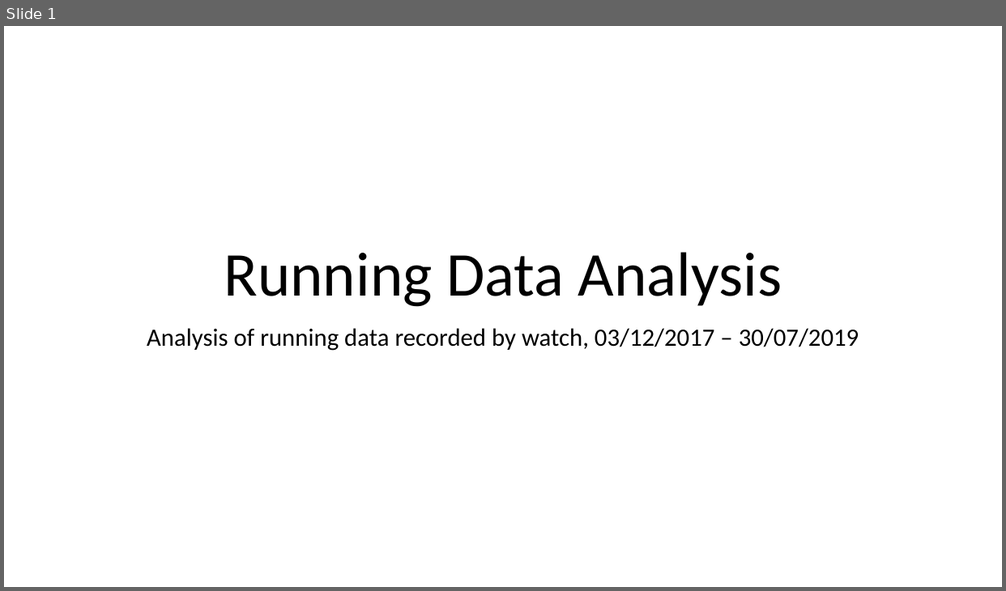
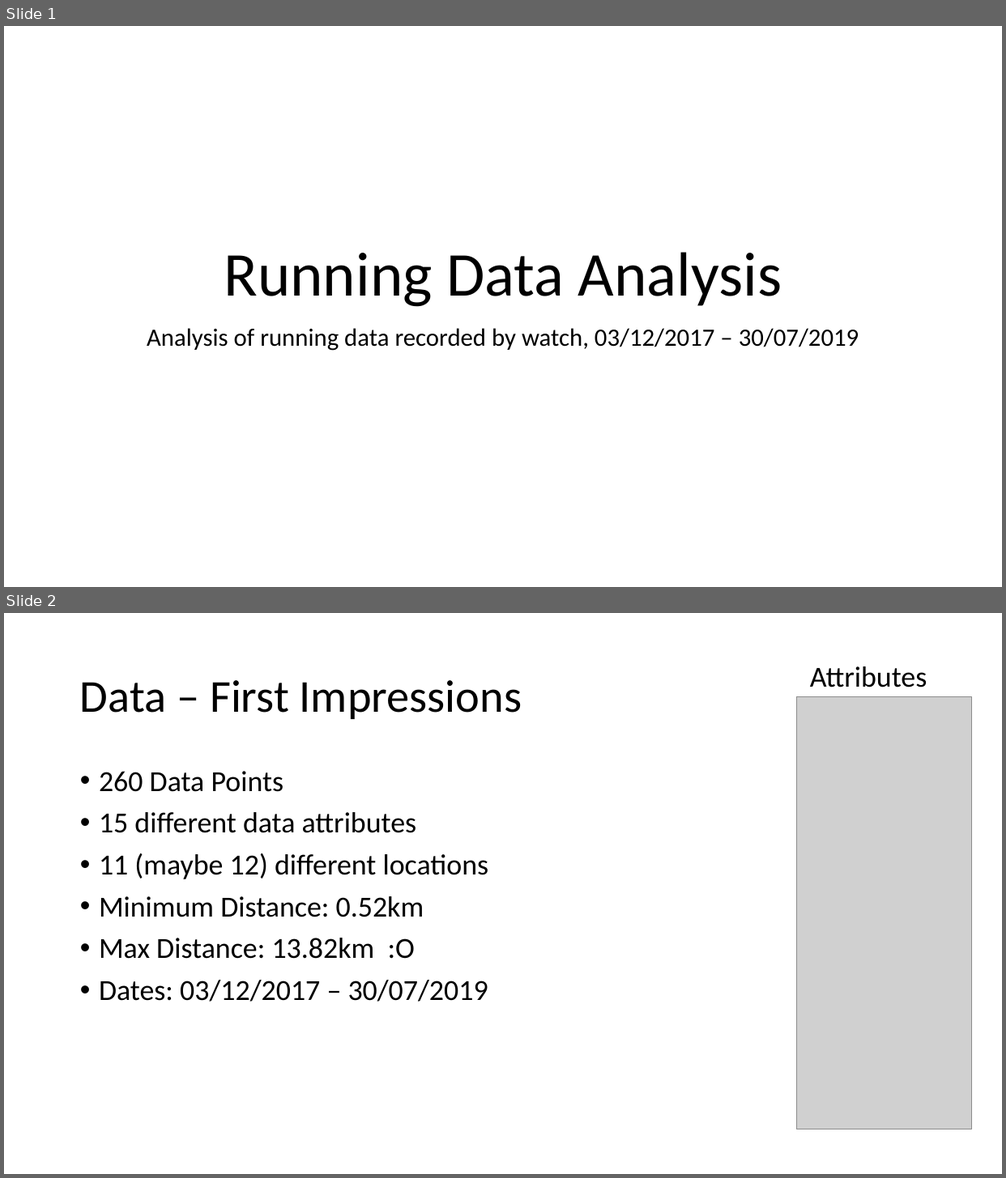
Before and after one commit to EdwinB12/Running, a slide deck: Data_Summary.pptx. Shown one above the other, each under a label of ours: slide 1 before the commit, slides 1 and 2 after it. The pictures are 1006x591 and 1006x1178 pixels, drawn with LibreOffice and Linux fonts; fonts in the diff are those of the drawing; grey boxes stand for pictures. Boxes give left, top, right and bottom in pixels: in the first picture for what was removed or moved away, otherwise in the second. Text is boxed around its words. In the diff, an @@ line names an element or a change of style, - is before the commit and + after.

```diff
--- a/Data_Summary.pptx
+++ b/Data_Summary.pptx
@@ slide 2 added at (4, 613, 1002, 1174), background #FFFFFF @@
@@ title added at (80, 680, 522, 719), 44 pt, text #000000 @@
+Data – First Impressions
@@ text added at (810, 666, 927, 688), 28 pt, text #000000 @@
+Attributes
@@ picture added at (797, 697, 972, 1130) @@
@@ text added at (99, 771, 489, 1002), 28 pt, text #000000 @@
+• 260 Data Points
+• 15 different data attributes
+• 11 (maybe 12) different locations
+• Minimum Distance: 0.52km
+• Max Distance: 13.82km :O
+• Dates: 03/12/2017 – 30/07/2019
```
Also in this commit, not shown: 1 other file.
